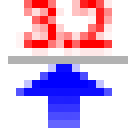
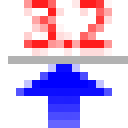
Layer changes from the first 128px x 128px image to the second:
painted on "3.2" over box(16, 0, 112, 56)
